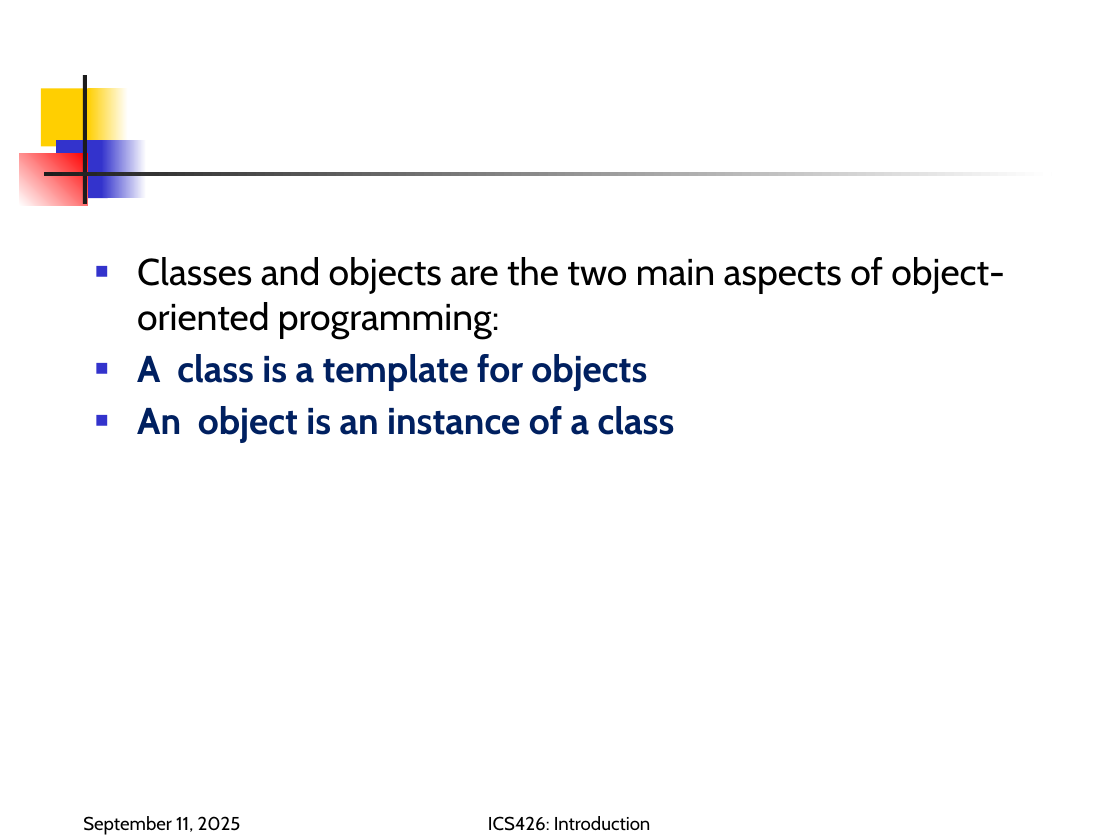
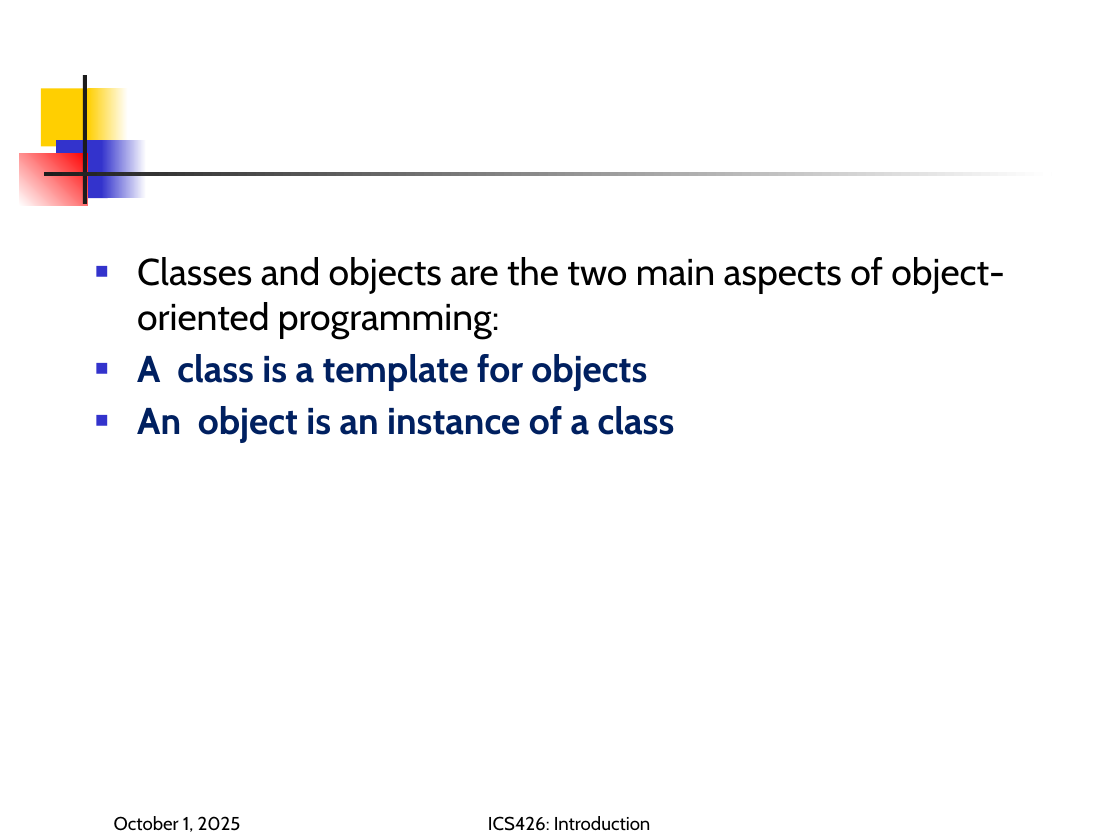
Before and after one commit to abood12345abood/-, a slide deck: slide 14 of lecture1_103636.pptx. Drawn at 1120x840 pixels with LibreOffice and Linux fonts; fonts in the diff are those of the drawing. Boxes give left, top, right and bottom in pixels: in the first picture for what was removed or moved away, otherwise in the second. Text is boxed around its words. In the diff, an @@ line names an element or a change of style, - is before the commit and + after.

```diff
--- a/lecture1_103636.pptx
+++ b/lecture1_103636.pptx
@@ text at bbox=[114, 816, 241, 832]: text changed @@
-September 11, 2025
+October 1, 2025
```
Also in this commit, not shown: 24 other slides changed, 3 other files.
